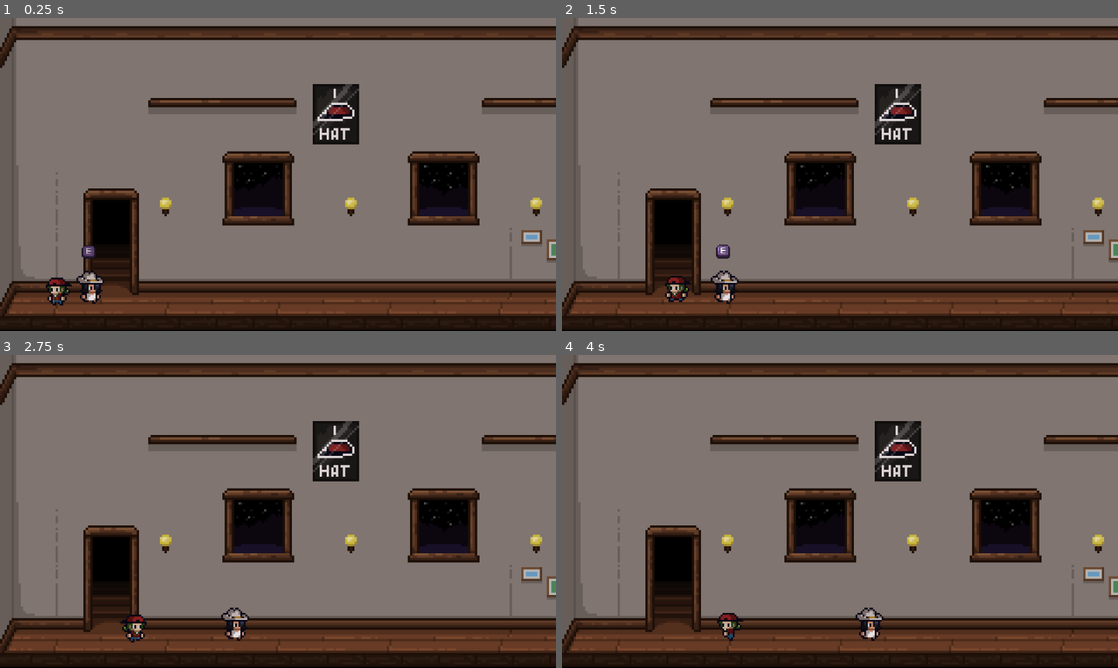
Above: before the commit, frames 1-4 (two rows, left to right).
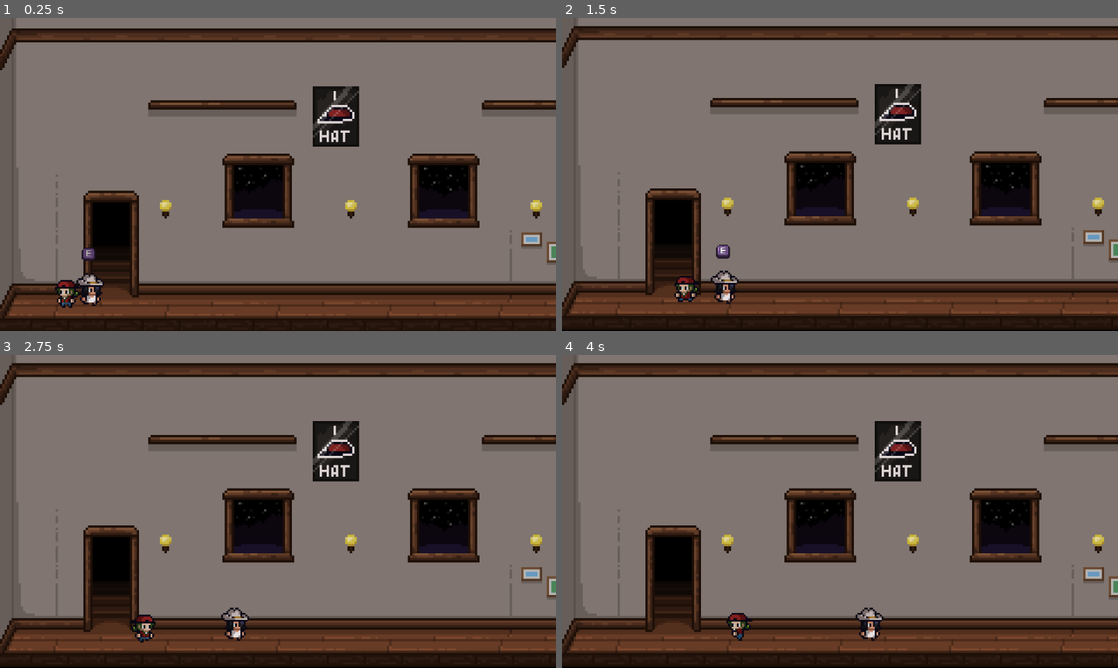
Above: after the commit, the same moments.

Repository: Sleeping-Robot-Games/Hat-Trick
Game: Godot game, scene res://scenes/game.tscn
Two runs of this game, one before a commit and one after it. Both use one fixed random seed, a clock stepped at 60 frames per second and the inputs below. This scene is started directly instead of the project's main scene.
Inputs:
- Up to frame 1 (0.25 s): no input
- Up to frame 2 (1.5 s): tap Enter (ui_accept) at 0.5, 0.77 s; hold Right (ui_right) 0.53-1.28 s; tap E (interact) at 0.6, 1.35 s; hold Left (ui_left) from 1.28 s (still down)
- Up to frame 3 (2.75 s): tap Enter (ui_accept) at 1.52 s; release Left (ui_left) at 2.03 s; hold Right (ui_right) from 2.03 s (still down); tap E (interact) at 2.1 s
- Up to frame 4 (4 s): tap E (interact) at 2.85, 3.6 s; tap Enter (ui_accept) at 3.02, 3.77 s; release Right (ui_right) at 3.53 s; hold Left (ui_left) from 3.53 s (still down)

The runs differ from the first frame. In frame 1, 14% of the frame differs, in the area x 0-100%, y 2-100%; in frame 2, 0.4%; in frame 3, 0.4%; in frame 4, 0.4%.

Commit message:
character creator prep

Diff:
--- a/scenes/character_creator.tscn
+++ b/scenes/character_creator.tscn
@@ -12,6 +12,8 @@
 [ext_resource type="Texture2D" uid="uid://d3g002piwpexy" path="res://assets/ui/rightarrow.png" id="7_cvof0"]
 [ext_resource type="Texture2D" uid="uid://dg5bruls1q1f3" path="res://assets/ui/leftarrowpressed.png" id="7_vmcs7"]
 [ext_resource type="Texture2D" uid="uid://cui27mviwsei0" path="res://assets/ui/rightarrowpressed.png" id="9_ydop7"]
+[ext_resource type="Texture2D" uid="uid://d28l0af4gf8bo" path="res://assets/ui/stamup.png" id="13_ss0la"]
+[ext_resource type="Texture2D" uid="uid://dcowjwslvchpy" path="res://assets/ui/stamdown.png" id="14_a04iy"]
 
 [sub_resource type="TileSetAtlasSource" id="TileSetAtlasSource_nmpfv"]
 texture = ExtResource("2_fhw3x")
@@ -62,20 +64,22 @@
 
 [node name="Left" type="TextureButton" parent="Hat"]
 layout_mode = 0
-offset_left = -62.0
-offset_top = -5.0
-offset_right = -24.0
-offset_bottom = 26.0
+offset_left = -69.0
+offset_top = -11.0
+offset_right = -31.0
+offset_bottom = 20.0
+scale = Vector2(1.5, 1.5)
 texture_normal = ExtResource("6_1g7lo")
 texture_pressed = ExtResource("7_vmcs7")
 stretch_mode = 0
 
 [node name="Right" type="TextureButton" parent="Hat"]
 layout_mode = 0
-offset_left = 83.0
-offset_top = -6.0
-offset_right = 121.0
-offset_bottom = 25.0
+offset_left = 76.0
+offset_top = -12.0
+offset_right = 114.0
+offset_bottom = 19.0
+scale = Vector2(1.5, 1.5)
 texture_normal = ExtResource("7_cvof0")
 texture_pressed = ExtResource("9_ydop7")
 stretch_mode = 0
@@ -92,20 +96,22 @@
 
 [node name="Left" type="TextureButton" parent="Hair"]
 layout_mode = 0
-offset_left = -62.0
-offset_top = -5.0
-offset_right = -24.0
-offset_bottom = 26.0
+offset_left = -69.0
+offset_top = -11.0
+offset_right = -31.0
+offset_bottom = 20.0
+scale = Vector2(1.5, 1.5)
 texture_normal = ExtResource("6_1g7lo")
 texture_pressed = ExtResource("7_vmcs7")
 stretch_mode = 0
 
 [node name="Right" type="TextureButton" parent="Hair"]
 layout_mode = 0
-offset_left = 83.0
-offset_top = -6.0
-offset_right = 121.0
-offset_bottom = 25.0
+offset_left = 76.0
+offset_top = -12.0
+offset_right = 114.0
+offset_bottom = 19.0
+scale = Vector2(1.5, 1.5)
 texture_normal = ExtResource("7_cvof0")
 texture_pressed = ExtResource("9_ydop7")
 stretch_mode = 0
@@ -122,10 +128,11 @@
 
 [node name="Left" type="TextureButton" parent="HairColor"]
 layout_mode = 0
-offset_left = -43.0
-offset_top = -1.0
-offset_right = -5.0
-offset_bottom = 30.0
+offset_left = -61.0
+offset_top = -9.0
+offset_right = -23.0
+offset_bottom = 22.0
+scale = Vector2(1.5, 1.5)
 texture_normal = ExtResource("6_1g7lo")
 texture_pressed = ExtResource("7_vmcs7")
 stretch_mode = 0
@@ -137,11 +144,14 @@
 anchor_top = -0.0277778
 anchor_right = 1.23757
 anchor_bottom = 0.833333
-offset_left = 1.52588e-05
+offset_left = -6.99998
+offset_top = -6.0
+offset_right = -7.0
+offset_bottom = -6.0
+scale = Vector2(1.5, 1.5)
 texture_normal = ExtResource("7_cvof0")
 texture_pressed = ExtResource("9_ydop7")
 stretch_mode = 0
-metadata/_edit_use_anchors_ = true
 
 [node name="Body" type="Label" parent="."]
 layout_mode = 0
@@ -155,20 +165,22 @@
 
 [node name="Left" type="TextureButton" parent="Body"]
 layout_mode = 0
-offset_left = -62.0
-offset_top = -5.0
-offset_right = -24.0
-offset_bottom = 26.0
+offset_left = -61.0
+offset_top = -11.0
+offset_right = -23.0
+offset_bottom = 20.0
+scale = Vector2(1.5, 1.5)
 texture_normal = ExtResource("6_1g7lo")
 texture_pressed = ExtResource("7_vmcs7")
 stretch_mode = 0
 
 [node name="Right" type="TextureButton" parent="Body"]
 layout_mode = 0
-offset_left = 100.0
-offset_top = -2.0
-offset_right = 141.0
-offset_bottom = 29.0
+offset_left = 85.0
+offset_top = -8.0
+offset_right = 126.0
+offset_bottom = 23.0
+scale = Vector2(1.5, 1.5)
 texture_normal = ExtResource("7_cvof0")
 texture_pressed = ExtResource("9_ydop7")
 stretch_mode = 0
@@ -186,20 +198,22 @@
 
 [node name="Left" type="TextureButton" parent="Outfit"]
 layout_mode = 0
-offset_left = -62.0
-offset_top = -5.0
-offset_right = -24.0
-offset_bottom = 26.0
+offset_left = -57.0
+offset_top = -11.0
+offset_right = -19.0
+offset_bottom = 20.0
+scale = Vector2(1.5, 1.5)
 texture_normal = ExtResource("6_1g7lo")
 texture_pressed = ExtResource("7_vmcs7")
 stretch_mode = 0
 
 [node name="Right" type="TextureButton" parent="Outfit"]
 layout_mode = 0
-offset_left = 120.0
-offset_top = -4.0
-offset_right = 158.0
-offset_bottom = 27.0
+offset_left = 108.0
+offset_top = -10.0
+offset_right = 146.0
+offset_bottom = 21.0
+scale = Vector2(1.5, 1.5)
 texture_normal = ExtResource("7_cvof0")
 stretch_mode = 0
 
@@ -220,20 +234,37 @@
 
 [node name="Stam" type="Label" parent="."]
 layout_mode = 0
-offset_left = 380.0
-offset_top = 424.0
-offset_right = 464.0
-offset_bottom = 456.0
+offset_left = 388.0
+offset_top = 435.0
+offset_right = 472.0
+offset_bottom = 467.0
 theme_override_fonts/font = ExtResource("5_23a7o")
 theme_override_font_sizes/font_size = 28
 text = "STAM"
 
+[node name="Stamup" type="Sprite2D" parent="Stam"]
+position = Vector2(116, -19)
+scale = Vector2(4, 4)
+texture = ExtResource("13_ss0la")
+
+[node name="Stamdown" type="Sprite2D" parent="Stam"]
+position = Vector2(117, 44)
+scale = Vector2(4, 4)
+texture = ExtResource("14_a04iy")
+
+[node name="Label" type="Label" parent="Stam"]
+layout_mode = 0
+offset_left = 106.0
+offset_right = 146.0
+offset_bottom = 26.0
+text = "10"
+
 [node name="Def" type="Label" parent="."]
 layout_mode = 0
-offset_left = 531.0
-offset_top = 423.0
-offset_right = 615.0
-offset_bottom = 455.0
+offset_left = 555.0
+offset_top = 433.0
+offset_right = 639.0
+offset_bottom = 465.0
 theme_override_fonts/font = ExtResource("5_23a7o")
 theme_override_font_sizes/font_size = 28
 text = "DEF"
@@ -241,39 +272,47 @@
 [node name="Cha" type="Label" parent="."]
 layout_mode = 0
 offset_left = 681.0
-offset_top = 423.0
+offset_top = 433.0
 offset_right = 765.0
-offset_bottom = 455.0
+offset_bottom = 465.0
 theme_override_fonts/font = ExtResource("5_23a7o")
 theme_override_font_sizes/font_size = 28
 text = "CHA"
 
 [node name="Wit" type="Label" parent="."]
 layout_mode = 0
-offset_left = 822.0
-offset_top = 423.0
-offset_right = 906.0
-offset_bottom = 455.0
+offset_left = 814.0
+offset_top = 432.0
+offset_right = 898.0
+offset_bottom = 464.0
 theme_override_fonts/font = ExtResource("5_23a7o")
 theme_override_font_sizes/font_size = 28
 text = "WIT"
 
-[node name="Hat2" type="Label" parent="."]
+[node name="HatDetail" type="Label" parent="."]
 layout_mode = 0
 offset_left = 23.0
-offset_top = 424.0
+offset_top = 431.0
 offset_right = 107.0
-offset_bottom = 456.0
+offset_bottom = 463.0
 theme_override_fonts/font = ExtResource("5_23a7o")
 theme_override_font_sizes/font_size = 28
 text = "Hat:"
 
+[node name="Label" type="Label" parent="HatDetail"]
+layout_mode = 0
+offset_left = 78.0
+offset_right = 201.0
+offset_bottom = 31.0
+text = "Cowboy"
+autowrap_mode = 2
+
 [node name="Continue" type="Button" parent="."]
 layout_mode = 0
-offset_left = 827.0
-offset_top = 311.0
-offset_right = 930.0
-offset_bottom = 369.0
+offset_left = 807.0
+offset_top = 309.0
+offset_right = 910.0
+offset_bottom = 367.0
 text = "Continue"
 
 [connection signal="button_up" from="Random" to="." method="_on_random_button_up"]
--- a/scenes/game.tscn
+++ b/scenes/game.tscn
@@ -16,5 +16,5 @@
 
 [node name="Player" parent="." instance=ExtResource("2_ivu6y")]
 z_index = 0
-position = Vector2(103, 450)
+position = Vector2(119, 440)
 scale = Vector2(3, 3)
--- a/scripts/character_creator.gd
+++ b/scripts/character_creator.gd
@@ -1,6 +1,12 @@
 extends Control
 
 @onready var sprite_holder = $SpriteHolder
+
+var player_stats = {
+	"HAT": "",
+	"STAM": 0,
+	# etc...
+}
 
 func _ready():
 	# Connect buttons
@@ -25,7 +31,8 @@
 func store_player_state():
 	var player_customized_state = {
 		'sprite_state': sprite_holder.sprite_state,
-		'pallete_sprite_state': sprite_holder.pallete_sprite_state
+		'pallete_sprite_state': sprite_holder.pallete_sprite_state,
+		'player_stats': player_stats
 	}
 	var f = FileAccess.open("user://player_state.save", FileAccess.WRITE)
 	var json = JSON.new()
@@ -60,7 +67,6 @@
 func _on_random_button_up():
 	sprite_holder.create_random_character()
 
-
 func _on_continue_button_up():
 	await store_player_state()
 	get_tree().change_scene_to_file("res://scenes/game.tscn")
--- a/scripts/player.gd
+++ b/scripts/player.gd
@@ -18,6 +18,7 @@
 
 func _ready():
 	# $HatTowerTimerTest.start()
+	position.y = 450
 	pass
 
 func _physics_process(delta):
--- a/scripts/sprite_holder.gd
+++ b/scripts/sprite_holder.gd
@@ -28,6 +28,7 @@
 		create_random_character()
 	elif 'Player' == parent.name:
 		load_character()
+		## TODO: Get the data from load_character to apply stats and starting hat
 
 # Called every frame. 'delta' is the elapsed time since the previous frame.
 func _process(delta):
Not shown: 1 places in scenes/character_creator.tscn that only renumber resources
